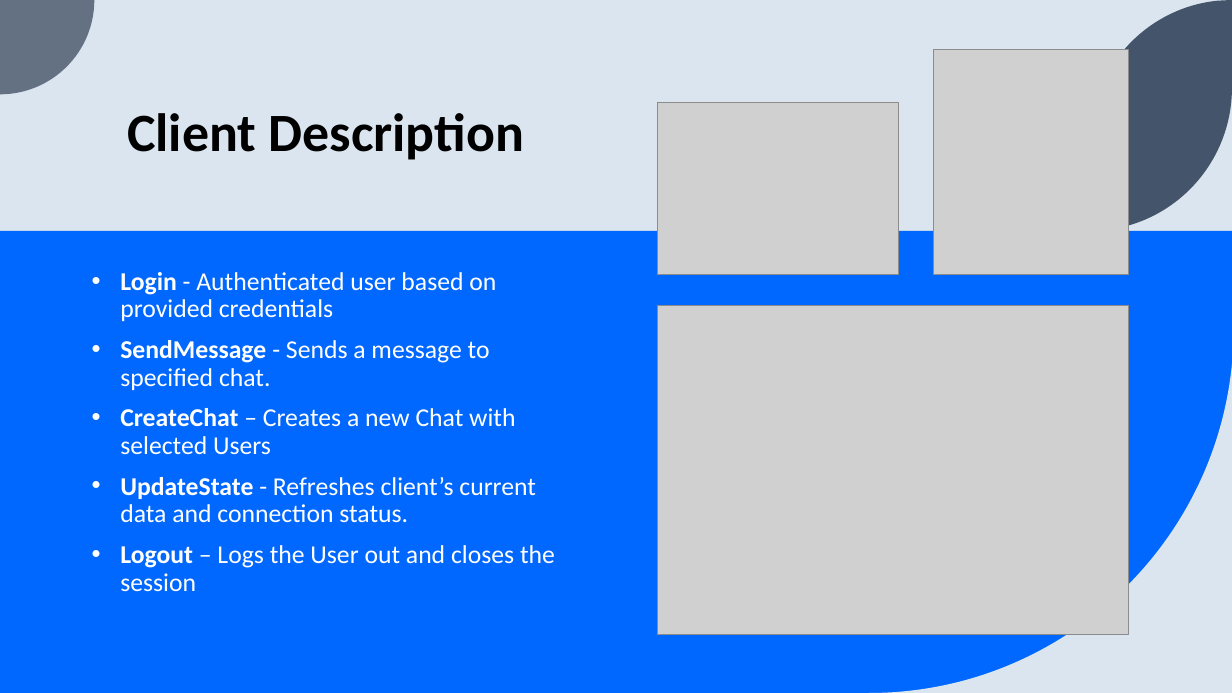
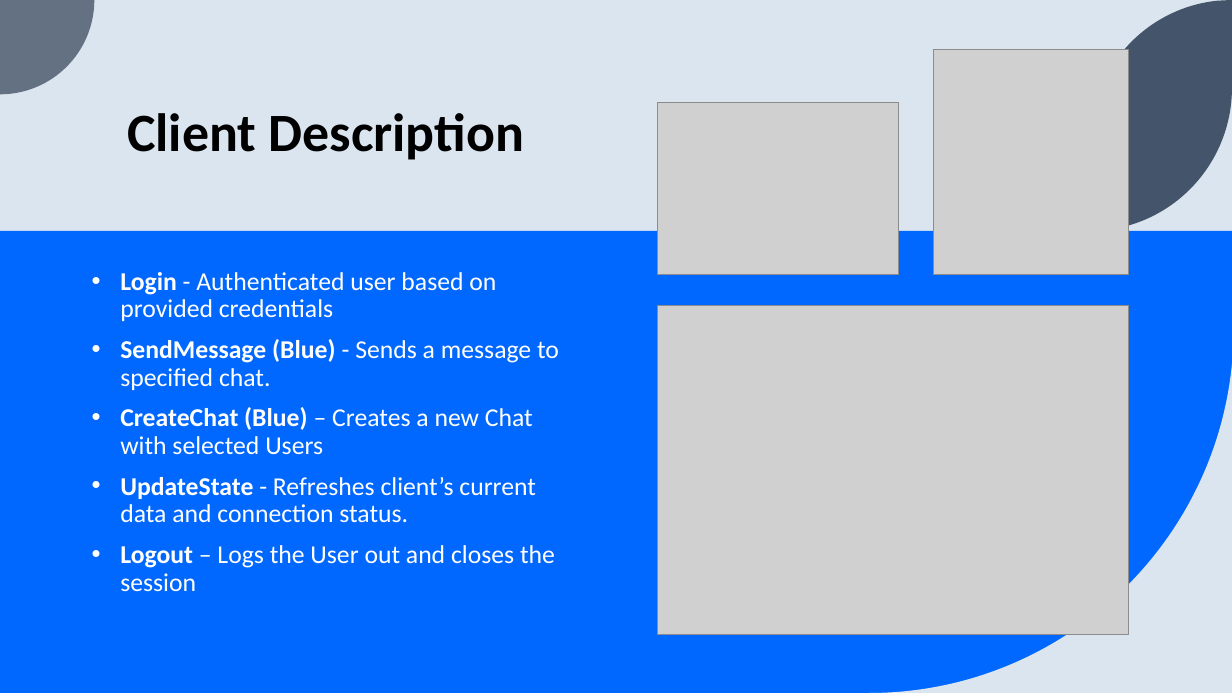
Before and after one commit to ZohebSharif/communicationsGroup4, a slide deck: slide 4 of Phase 2 Documents/Chat Relay – Design Presentation.pptx. Drawn at 1232x693 pixels with LibreOffice and Linux fonts; fonts in the diff are those of the drawing; grey boxes stand for pictures. Boxes give left, top, right and bottom in pixels: in the first picture for what was removed or moved away, otherwise in the second. Text is boxed around its words. In the diff, an @@ line names an element or a change of style, - is before the commit and + after.

```diff
--- a/Phase 2 Documents/Chat Relay – Design Presentation.pptx
+++ b/Phase 2 Documents/Chat Relay – Design Presentation.pptx
@@ text at (120, 339, 559, 455): text changed @@
-• SendMessage - Sends a message to specified chat.
-• CreateChat – Creates a new Chat with selected Users
+• SendMessage (Blue) - Sends a message to specified chat.
+• CreateChat (Blue) – Creates a new Chat with selected Users
```
Also in this commit, not shown: 3 slides added.
